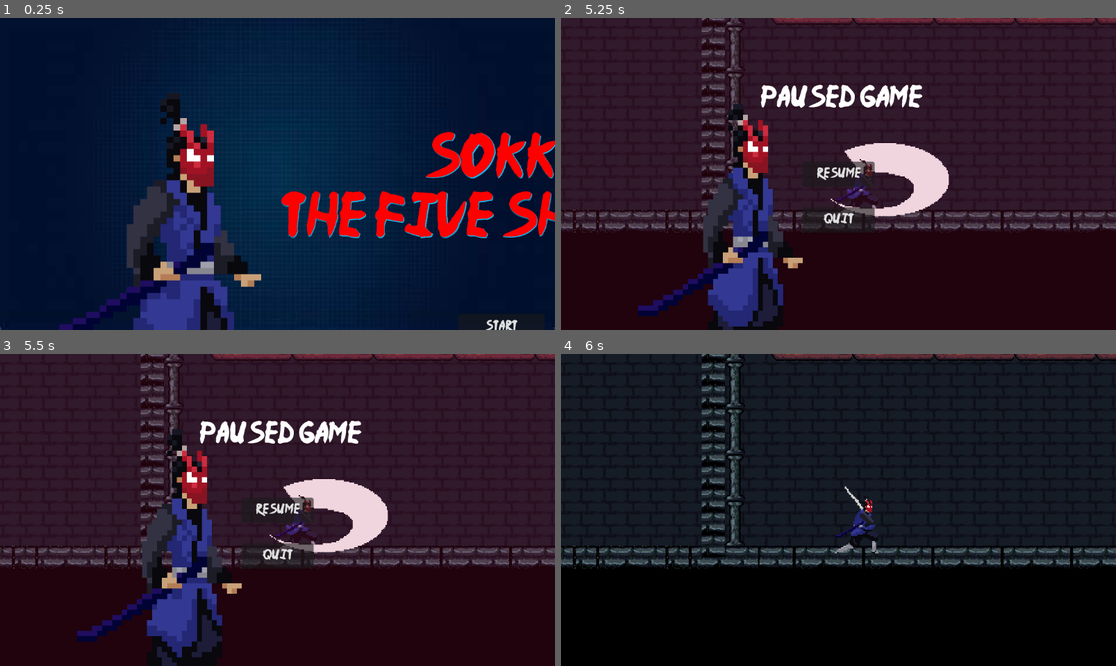
Above: before the commit, frames 1-4 (two rows, left to right).
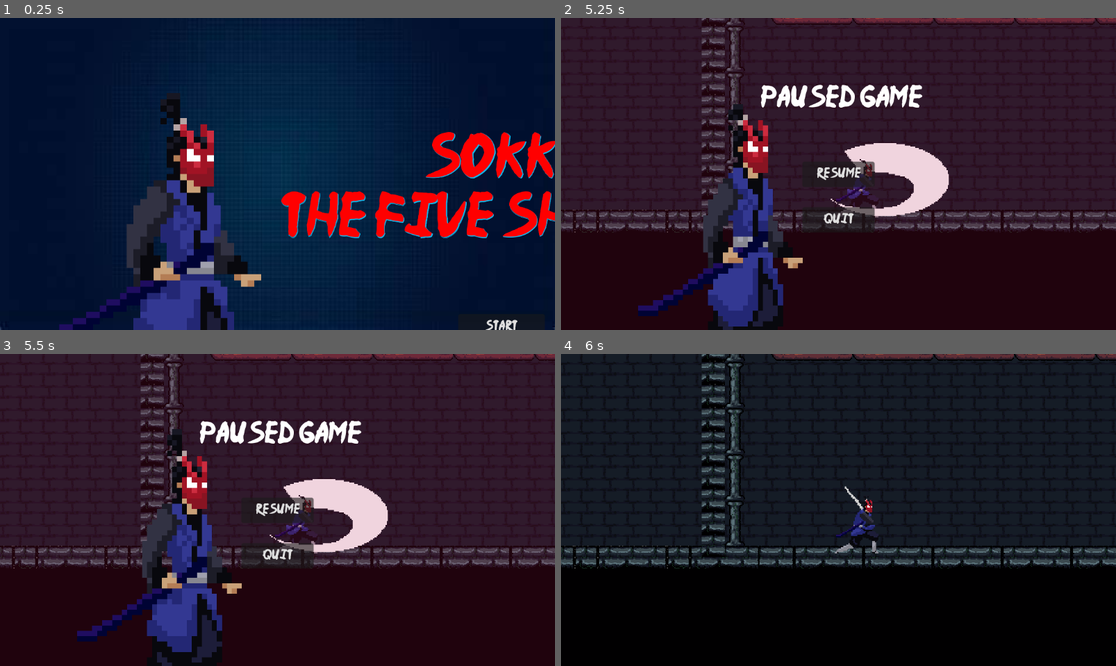
Above: after the commit, the same moments.

Repository: HiC-BGOD/MyGameSFS
Game: Godot game, scene res://Scenes/UI/menu.tscn
Same seed, same stepped clock (60 frames per second), same inputs: the game is played once before the commit and once after it.
Inputs (mouse positions are in pixels of both pictures, inside the frame that each line leads up to):
- Up to frame 1 (0.25 s): no input
- Up to frame 2 (5.25 s): click "Start" at 0.5 s; move the mouse to (960, 158) at 1.27 s; hold D (Right) 1.28-2.78 s; click (960, 158) at 1.35 s; tap Space (Jump) at 1.52, 2.27, 3.77, 4.52 s; right-click (960, 158) at 1.55 s; move the mouse to (727, 189) at 2.02 s; right-click (727, 189) at 2.1 s; click (727, 189) at 2.3 s; move the mouse to (894, 105) at 2.77 s; hold A (Left) 2.78-3.53 s; click (894, 105) at 2.85 s; right-click (894, 105) at 3.05 s; move the mouse to (810, 236) at 3.52 s; hold D (Right) 3.53-5.03 s; right-click (810, 236) at 3.6 s; click (810, 236) at 3.8 s; move the mouse to (1005, 220) at 4.27 s; click (1005, 220) at 4.35 s; right-click (1005, 220) at 4.55 s; tap Escape (pause) at 4.9 s; move the mouse to (672, 127) at 5.02 s; hold A (Left) from 5.03 s (still down); right-click (672, 127) at 5.1 s
- Up to frame 3 (5.5 s): keep holding A (Left); tap Space (Jump) at 5.27 s; click (111, 463) at 5.3 s
- Up to frame 4 (6 s): move the mouse to (866, 510) at 5.77 s; release A (Left) at 5.78 s; hold D (Right) from 5.78 s (still down); click (866, 510) at 5.85 s

Frames 1-2 are identical in both runs. In frame 3, 1.9% of the frame differs, in the area x 26-41%, y 29-100%; in frame 4, nothing differs.

Commit message:
Completed game

Diff:
--- a/Global.gd
+++ b/Global.gd
@@ -1,6 +1,9 @@
 extends Node
 
 var player_health : int = 100
+
+var levels = ["Dungeon1", "plains_2", "Dungeon3"]
+
 # Called when the node enters the scene tree for the first time.
 func _ready():
 	process_mode = Node.PROCESS_MODE_ALWAYS
@@ -9,12 +12,34 @@
 # Called every frame. 'delta' is the elapsed time since the previous frame.
 func _process(delta):
 	if Input.is_action_just_pressed("pause"):
-		var p = get_node_or_null("/root/Dungeon1/Pause_Menu")
+		var current_level = get_tree().current_scene.scene_file_path
+		if current_level == "res://Scenes/Levels/Dungeon_1.tscn":
+			var p = get_node_or_null("/root/Dungeon1/Pause_Menu")
 
-		if p != null:
-			if p.visible:
-				get_tree().paused = false
-				p.hide()
-			else:
-				get_tree().paused = true
-				p.show()
+			if p != null:
+				if p.visible:
+					get_tree().paused = false
+					p.hide()
+				else:
+					get_tree().paused = true
+					p.show()
+		elif current_level == "res://Scenes/Levels/plains_2.tscn":
+			var p = get_node_or_null("/root/Plains2/Pause_Menu")
+
+			if p != null:
+				if p.visible:
+					get_tree().paused = false
+					p.hide()
+				else:
+					get_tree().paused = true
+					p.show()
+		elif current_level == "res://Scenes/Levels/Dungeon_3.tscn":
+			var p = get_node_or_null("/root/Dungeon_3/Pause_Menu")
+
+			if p != null:
+				if p.visible:
+					get_tree().paused = false
+					p.hide()
+				else:
+					get_tree().paused = true
+					p.show()
--- a/Player/Bosses/Attack.gd
+++ b/Player/Bosses/Attack.gd
@@ -9,6 +9,7 @@
 
 func start():
 	enemy.set_animation("Attack1")
+	$EnemySword.play()
 	enemy.velocity = Vector2.ZERO
 	$Timer.start()
 
--- a/Player/Bosses/boss_1.gd
+++ b/Player/Bosses/boss_1.gd
@@ -45,6 +45,7 @@
 func damage():
 	enemy_health -= 20
 	set_animation("Hit")
+	$Boss1_Hit.play()
 	if enemy_health <= 0:
 		if SM.state_name != "Die":
 			SM.set_state("Die")
--- a/Player/Bosses/boss_1.tscn
+++ b/Player/Bosses/boss_1.tscn
@@ -11,6 +11,8 @@
 [ext_resource type="Script" path="res://Player/Bosses/Die.gd" id="5_jbnai"]
 [ext_resource type="Texture2D" uid="uid://d044yd81xj6vn" path="res://Assets/Fantasy Martial Characters 3/Character_6/Idle.png" id="6_rugim"]
 [ext_resource type="Texture2D" uid="uid://cm0logbrrqaer" path="res://Assets/Fantasy Martial Characters 3/Character_6/Run.png" id="7_cab8w"]
+[ext_resource type="AudioStream" uid="uid://c1hf0isxpj00f" path="res://clean-fast-swooshaiff-14784.mp3" id="11_1ed4c"]
+[ext_resource type="AudioStream" uid="uid://b54yxe24eh8mw" path="res://monster-roar-6985.mp3" id="13_hskte"]
 
 [sub_resource type="AtlasTexture" id="AtlasTexture_81uqt"]
 atlas = ExtResource("2_pvtcj")
@@ -254,7 +256,7 @@
 position = Vector2(9.53674e-07, 1.90735e-06)
 scale = Vector2(3.3675, 2.8625)
 sprite_frames = SubResource("SpriteFrames_g0pt2")
-animation = &"Attack1"
+animation = &"Death"
 
 [node name="CollisionShape2D" type="CollisionShape2D" parent="."]
 position = Vector2(11.5, 11)
@@ -275,6 +277,9 @@
 [node name="Timer" type="Timer" parent="StateMachine/Attack"]
 wait_time = 0.5
 
+[node name="EnemySword" type="AudioStreamPlayer" parent="StateMachine/Attack"]
+stream = ExtResource("11_1ed4c")
+
 [node name="Die" type="Node" parent="StateMachine"]
 script = ExtResource("5_jbnai")
 
@@ -284,6 +289,10 @@
 position = Vector2(11.5, -52)
 shape = SubResource("RectangleShape2D_3ccvt")
 
+[node name="Boss1_Hit" type="AudioStreamPlayer" parent="."]
+stream = ExtResource("13_hskte")
+volume_db = -7.496
+
 [connection signal="animation_finished" from="AnimatedSprite2D" to="." method="_on_AnimatedSprite_animation_finished"]
 [connection signal="timeout" from="StateMachine/Attack/Timer" to="StateMachine/Attack" method="_on_timer_timeout"]
 [connection signal="body_entered" from="Above_and_Below" to="." method="_on_Above_and_Below_body_entered"]
--- a/Player/Bosses/boss_2.gd
+++ b/Player/Bosses/boss_2.gd
@@ -45,6 +45,7 @@
 func damage():
 	enemy_health -= 15
 	set_animation("Hit")
+	$Hit_boss2.play()
 	if enemy_health <= 0:
 		if SM.state_name != "Die":
 			SM.set_state("Die")
--- a/Player/Bosses/boss_2.tscn
+++ b/Player/Bosses/boss_2.tscn
@@ -10,6 +10,8 @@
 [ext_resource type="Script" path="res://Player/Bosses/Move.gd" id="7_jniip"]
 [ext_resource type="Script" path="res://Player/Bosses/Attack.gd" id="8_s4apj"]
 [ext_resource type="Script" path="res://Player/Bosses/Die.gd" id="9_tgnep"]
+[ext_resource type="AudioStream" uid="uid://chhl860spl2qy" path="res://knife-slice-41231.mp3" id="10_ydeo1"]
+[ext_resource type="AudioStream" uid="uid://cnnuqw851fugc" path="res://oof-97698.mp3" id="12_uqxbf"]
 
 [sub_resource type="AtlasTexture" id="AtlasTexture_5blrr"]
 atlas = ExtResource("1_r7ajc")
@@ -239,8 +241,14 @@
 wait_time = 0.5
 one_shot = true
 
+[node name="EnemySword" type="AudioStreamPlayer" parent="StateMachine/Attack"]
+stream = ExtResource("10_ydeo1")
+
 [node name="Die" type="Node" parent="StateMachine"]
 script = ExtResource("9_tgnep")
 
+[node name="Hit_boss2" type="AudioStreamPlayer" parent="."]
+stream = ExtResource("12_uqxbf")
+
 [connection signal="animation_finished" from="AnimatedSprite2D" to="." method="_on_AnimatedSprite_animation_finished"]
 [connection signal="timeout" from="StateMachine/Attack/Timer" to="StateMachine/Attack" method="_on_timer_timeout"]
--- a/Player/Bosses/boss_3.tscn
+++ b/Player/Bosses/boss_3.tscn
@@ -10,6 +10,7 @@
 [ext_resource type="Script" path="res://Player/Bosses/Move.gd" id="8_1bhne"]
 [ext_resource type="Script" path="res://Player/Bosses/Attack.gd" id="9_ggncl"]
 [ext_resource type="Script" path="res://Player/Bosses/Die.gd" id="10_c131l"]
+[ext_resource type="AudioStream" uid="uid://b3chj05x2tbj" path="res://sword-35999.mp3" id="10_dc57b"]
 [ext_resource type="AudioStream" uid="uid://cnobgwacimd74" path="res://dragon-hurt-47161.mp3" id="11_f3wum"]
 
 [sub_resource type="AtlasTexture" id="AtlasTexture_kob7g"]
@@ -333,6 +334,10 @@
 wait_time = 0.6
 one_shot = true
 
+[node name="EnemySword" type="AudioStreamPlayer" parent="StateMachine/Attack"]
+stream = ExtResource("10_dc57b")
+volume_db = -5.622
+
 [node name="Die" type="Node" parent="StateMachine"]
 script = ExtResource("10_c131l")
 
--- a/Scenes/Levels/portal.tscn
+++ b/Scenes/Levels/portal.tscn
@@ -84,7 +84,7 @@
 sprite_frames = SubResource("SpriteFrames_vjl2r")
 animation = &"Portal"
 autoplay = "Portal"
-frame_progress = 0.379627
+frame_progress = 0.53457
 flip_h = true
 
 [node name="Area2D" type="Area2D" parent="."]
--- a/Scenes/UI/pause_menu.tscn
+++ b/Scenes/UI/pause_menu.tscn
@@ -69,7 +69,7 @@
 sprite_frames = SubResource("SpriteFrames_mj5wt")
 animation = &"Idle"
 autoplay = "Idle"
-frame_progress = 0.279392
+frame_progress = 0.43031
 
 [node name="Label" type="Label" parent="pause_menu"]
 layout_mode = 1
Not shown: 1 places in Player/Bosses/boss_1.tscn that only renumber resources
Not shown: 1 places in Player/Bosses/boss_2.tscn that only renumber resources
Not shown: 1 places in Player/Bosses/boss_3.tscn that only renumber resources
Not shown, added: clean-fast-swooshaiff-14784.mp3.import
Not shown, added: knife-slice-41231.mp3.import
Not shown, added: monster-roar-6985.mp3.import
Not shown, added: oof-97698.mp3.import
Not shown, added: sword-35999.mp3.import
Not shown, added: clean-fast-swooshaiff-14784.mp3
Not shown, added: knife-slice-41231.mp3
Not shown, added: monster-roar-6985.mp3
Not shown, added: oof-97698.mp3
(and 1 more such lines)
